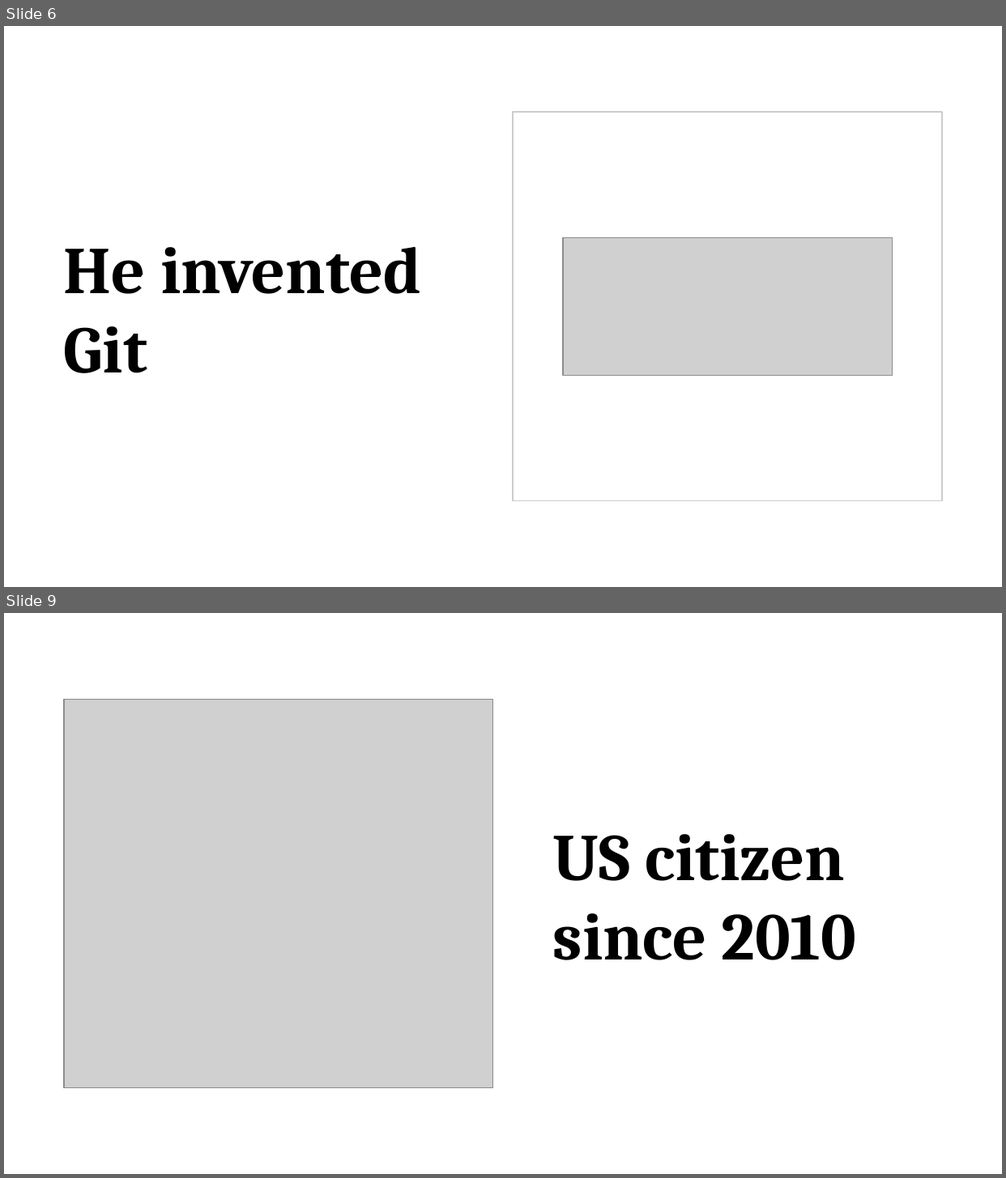
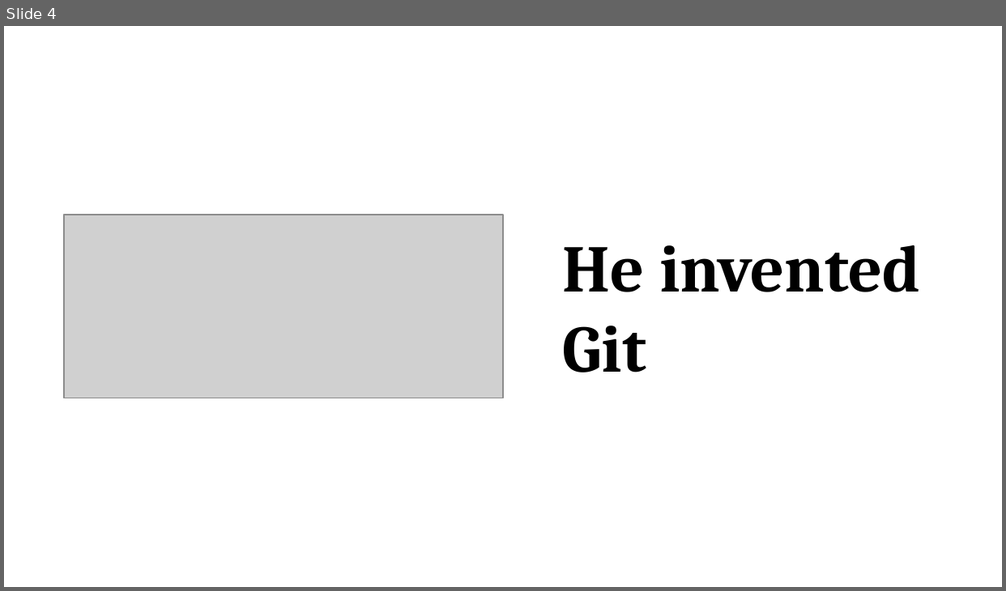
Before and after one commit to promilek2/Najs, a slide deck: Linus_Torvalds.pptx. Shown one above the other, each under a label of ours: slides 6 and 9 before the commit, slide 4 after it; the slides between them are not shown. The pictures are 1006x1178 and 1006x591 pixels, drawn with LibreOffice and Linux fonts; fonts in the diff are those of the drawing; grey boxes stand for pictures. Boxes give left, top, right and bottom in pixels: in the first picture for what was removed or moved away, otherwise in the second. Text is boxed around its words. In the diff, an @@ line names an element or a change of style, - is before the commit and + after.

```diff
--- a/Linus_Torvalds.pptx
+++ b/Linus_Torvalds.pptx
@@ slide 9 removed at [4, 613, 1002, 1174], background #FFFFFF @@
@@ picture removed at [64, 699, 493, 1088] @@
@@ text removed at [553, 834, 857, 960] @@
-US citizen since 2010
@@ what was slide 6 is now slide 4 @@
@@ slide 4 changed as well @@
@@ rectangle removed at [513, 112, 942, 501] @@
@@ text "He invented Git": place and size @@
-text "He invented Git" at [64, 247, 421, 373]
+text "He invented Git" at [563, 246, 920, 373]
@@ picture: place and size @@
-picture at [563, 237, 892, 375]
+picture at [64, 215, 503, 399]
```
Also in this commit, not shown: 4 other slides changed, 4 other slides removed.
